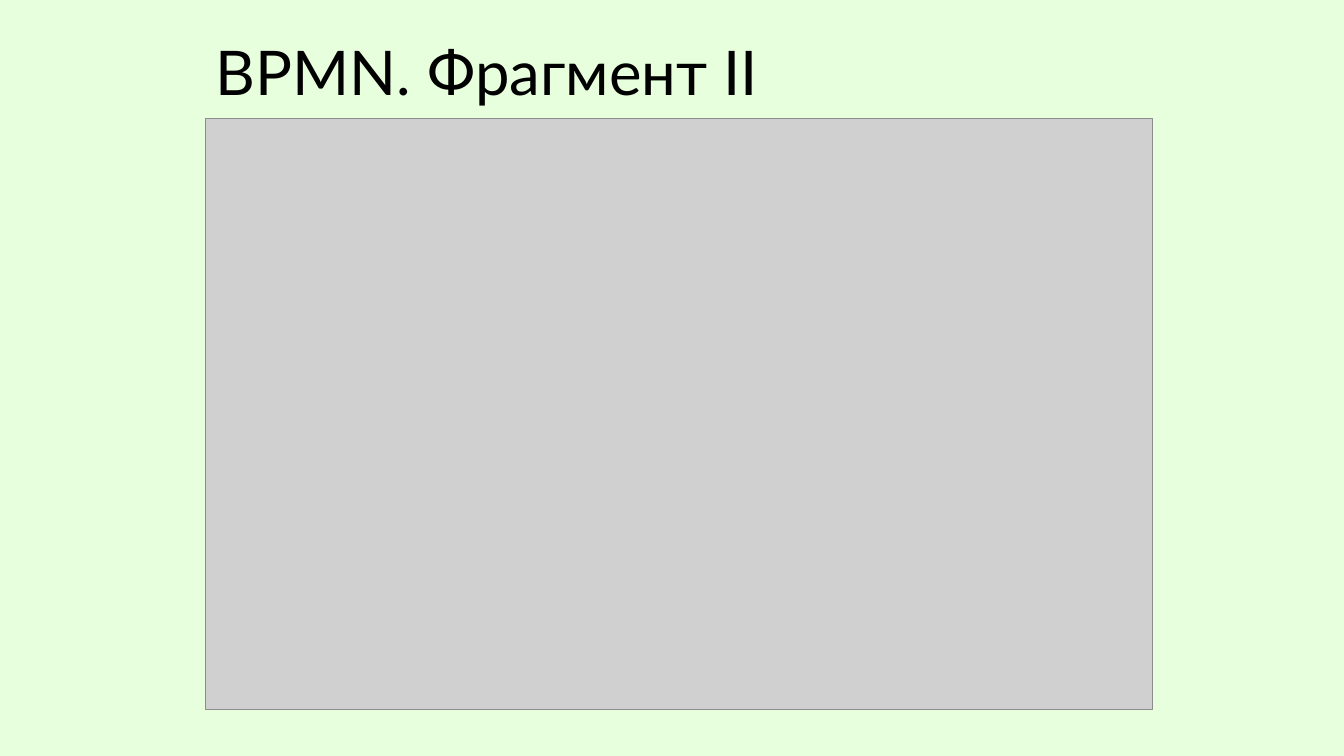
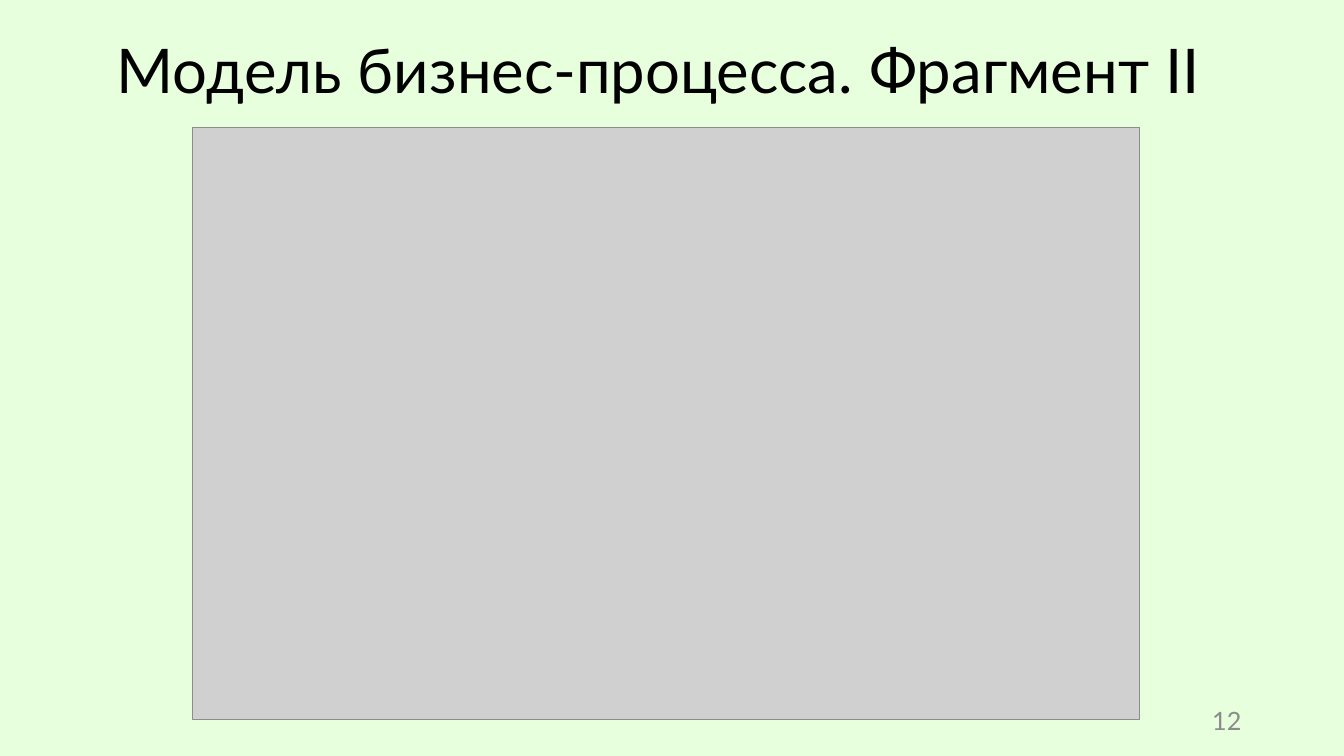
Before and after one commit to R0bari/MessageDeliveryService, a slide deck: slide 12 of Презентация/Сухарев. ВКР.pptx. Drawn at 1344x756 pixels with LibreOffice and Linux fonts; fonts in the diff are those of the drawing; grey boxes stand for pictures. Boxes give left, top, right and bottom in pixels: in the first picture for what was removed or moved away, otherwise in the second. Text is boxed around its words. In the diff, an @@ line names an element or a change of style, - is before the commit and + after.

```diff
--- a/Презентация/Сухарев. ВКР.pptx
+++ b/Презентация/Сухарев. ВКР.pptx
@@ title at (117,47,1199,104): text changed @@
-BPMN. Фрагмент II
+Модель бизнес-процесса. Фрагмент II
@@ picture: place and size @@
-picture at (206,118,1152,710)
+picture at (193,128,1139,720)
@@ page number added at (1212,712,1241,730), 18 pt, text #8C8C8C @@
+12
```
Also in this commit, not shown: 10 other slides changed, 3 slides added, 3 slides removed, 4 other files.
